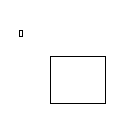
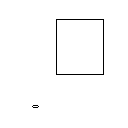
Before/after of a 128px x 128px layered artwork. What changed in the layer stack:
painted on "Paint Layer 1" over [19, 19, 106, 108]
